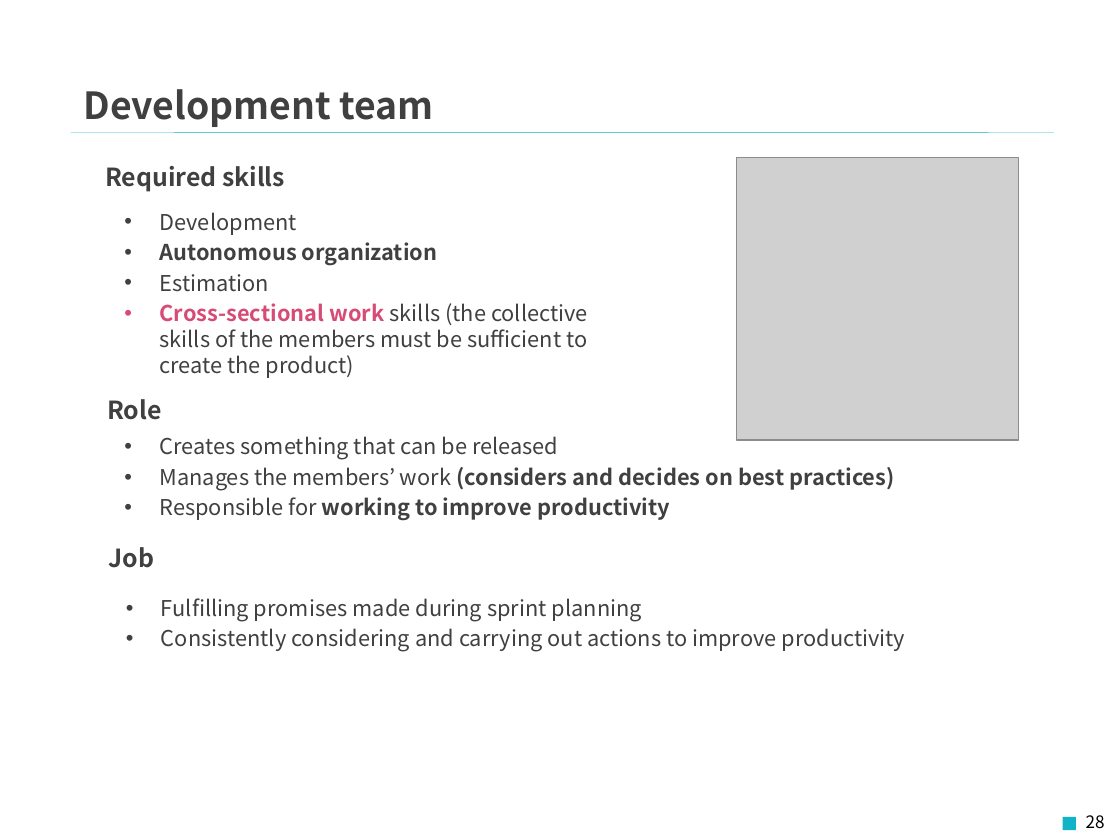
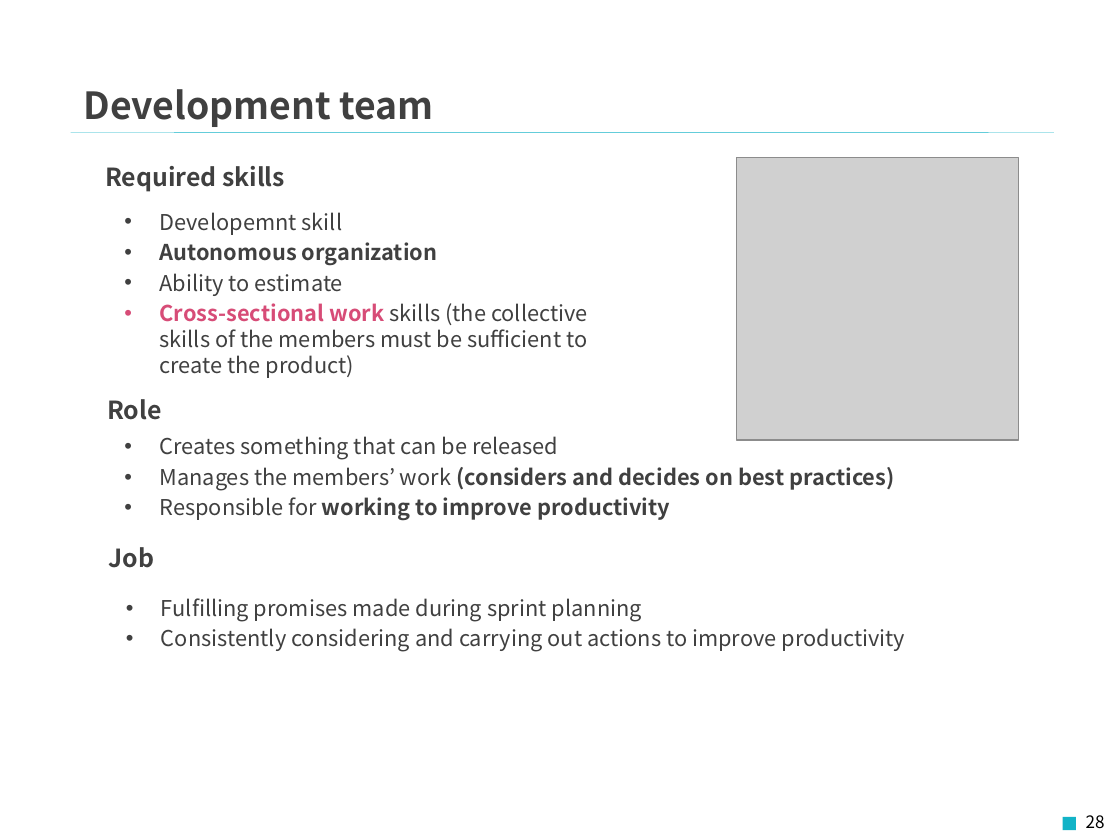
Before and after one commit to Fintan-contents/introduction-to-scrum, a slide deck: slide 28 of en/docs/Introduction_to_Scrum.pptx. Drawn at 1120x840 pixels with LibreOffice and Linux fonts; fonts in the diff are those of the drawing; grey boxes stand for pictures; background and template pictures are left out. Boxes give left, top, right and bottom in pixels: in the first picture for what was removed or moved away, otherwise in the second. Text is boxed around its words. In the diff, an @@ line names an element or a change of style, - is before the commit and + after.

```diff
--- a/en/docs/Introduction_to_Scrum.pptx
+++ b/en/docs/Introduction_to_Scrum.pptx
@@ text at <box>159,212,343,235</box>: text changed @@
-• Development
+• Developemnt skill
@@ text at <box>159,273,343,296</box>: text changed @@
-• Estimation
+• Ability to estimate
```
Also in this commit, not shown: 22 other slides changed, 1 other file.
